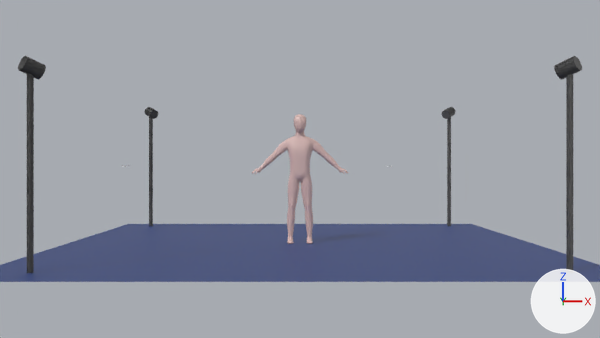
The Blender file 3D_stage/opti_stage.blend, before and after one commit.
Camera for both pictures: the file's camera 'Camera'. Every picture has the same lights, and +X, +Y and +Z are marked at lower right.

The first picture shows 'Cube.002', 'Floor', 'Opti_cam'.
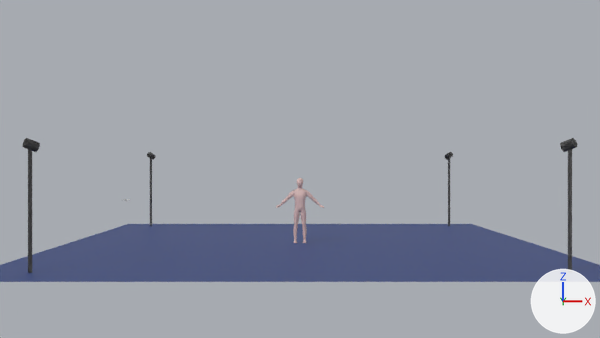
Patch to the scene script:
```diff
--- a/3D_stage/opti_stage.blend.py
+++ b/3D_stage/opti_stage.blend.py
@@ ob_cube_002 @@
 ob_cube_002.location = (0.0, 0.0, 0.0)
-ob_cube_002.scale = (0.693, 0.693, 0.693)
+ob_cube_002.scale = (0.35, 0.35, 0.35)
 _m = ob_cube_002.modifiers.new('Mirror', 'MIRROR')
@@ ob_opti_cam @@
 ob_opti_cam.location = (5.0, 5.0, 0.0)
-ob_opti_cam.scale = (0.06, 0.06, 1.85)
+ob_opti_cam.scale = (0.0373, 0.0373, 1.15)
 _m = ob_opti_cam.modifiers.new('Mirror', 'MIRROR')
```

Boxes (x1, y1, x2, y2) around the edits, measured in the pictures (600 x 338 px):
'Opti_cam', rescaled (38% shorter)
    before: (18, 56, 582, 273)
    after: (23, 138, 577, 273)
'Cube.002', rescaled (49% narrower, 50% shorter)
    before: (252, 114, 348, 244)
    after: (276, 178, 324, 243)
